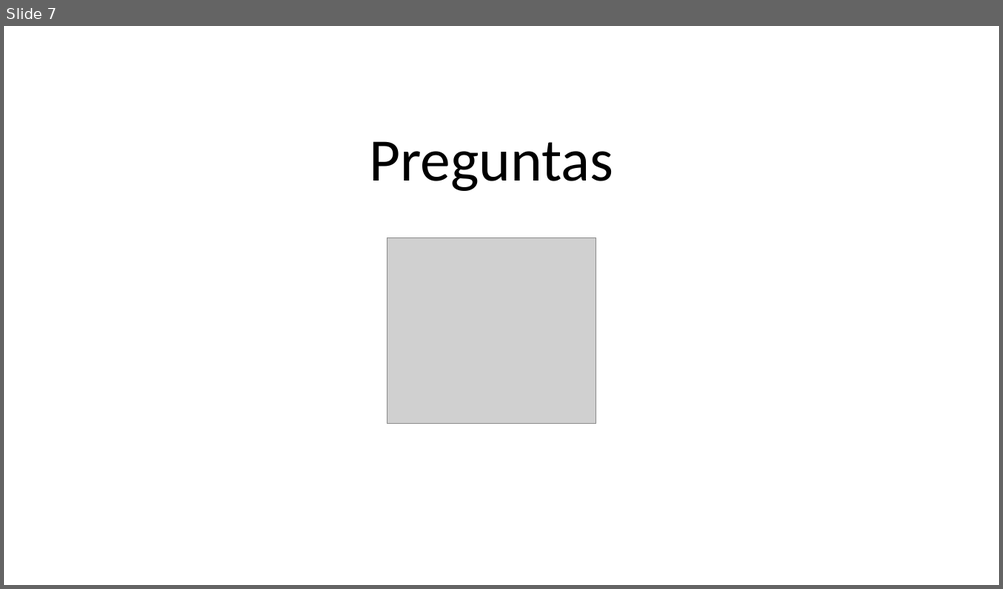
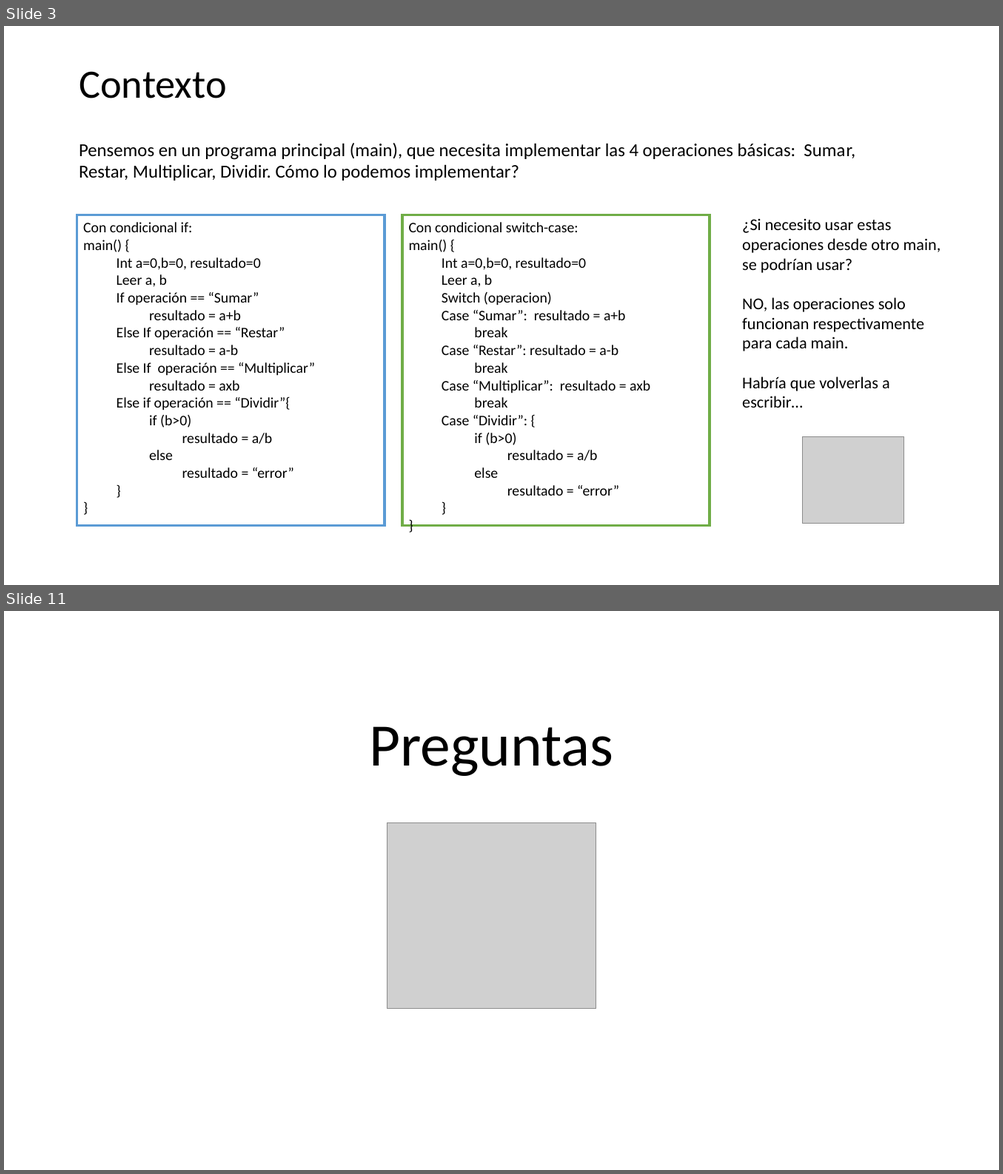
Before and after one commit to CesarLopez-Profe/Logica-de-programacion, a slide deck: Slides/2_Funciones.pptx. Shown one above the other, each under a label of ours: slide 7 before the commit, slides 3 and 11 after it; the slides between them are not shown. The pictures are 1003x589 and 1003x1174 pixels, drawn with LibreOffice and Linux fonts; fonts in the diff are those of the drawing; grey boxes stand for pictures; background and template pictures are left out. Boxes give left, top, right and bottom in pixels: in the first picture for what was removed or moved away, otherwise in the second. Text is boxed around its words. In the diff, an @@ line names an element or a change of style, - is before the commit and + after.

Commit message:
Cambios en el main y slide funciones

```diff
--- a/Slides/2_Funciones.pptx
+++ b/Slides/2_Funciones.pptx
@@ slide 3 added at [4,26,999,585], background picture (left out) @@
@@ title added at [79,71,227,99], 44 pt, text #000000 @@
+Contexto
@@ text added at [79,143,855,181], 20 pt, text #000000 @@
+Pensemos en un programa principal (main), que necesita implementar las 4 operaciones básicas: Sumar, Restar, Multiplicar, Dividir. Cómo lo podemos implementar?
@@ rectangle added at [77,215,384,526], fill #FFFFFF, outline #5B9BD5 3 pt, 16 pt, text #000000 @@
+Con condicional if:
+main() {
+  Int a=0,b=0, resultado=0
+  Leer a, b
+  If operación == “Sumar”
+  resultado = a+b
+  Else If operación == “Restar”
+  resultado = a-b
+  Else If operación == “Multiplicar”
+  resultado = axb
+  Else if operación == “Dividir”{
+  if (b>0)
+  resultado = a/b
+  else
+  resultado = “error”
+  }
+}
@@ rectangle added at [402,215,710,526], fill #FFFFFF, outline #70AD47 3 pt, 16 pt, text #000000 @@
+Con condicional switch-case:
+main() {
+  Int a=0,b=0, resultado=0
+  Leer a, b
+  Switch (operacion)
+  Case “Sumar”: resultado = a+b
+  break
+  Case “Restar”: resultado = a-b
+  break
+  Case “Multiplicar”: resultado = axb
+  break
+  Case “Dividir”: {
+  if (b>0)
+  resultado = a/b
+  else
+  resultado = “error”
+  }
+}
@@ text added at [742,219,941,408], 18 pt, text #000000 @@
+¿Si necesito usar estas operaciones desde otro main, se podrían usar?
+NO, las operaciones solo funcionan respectivamente para cada main.
+Habría que volverlas a escribir…
@@ picture added at [802,437,904,523] @@
@@ what was slide 7 is now slide 11 @@
```
Also in this commit, not shown: 4 slides changed, 4 other slides added, 1 slide removed, 1 other file.
